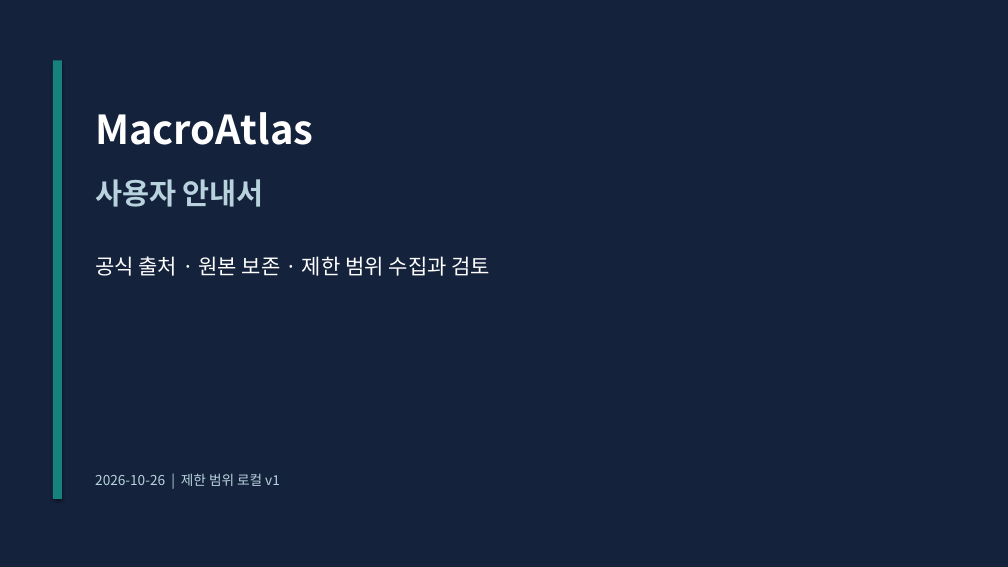
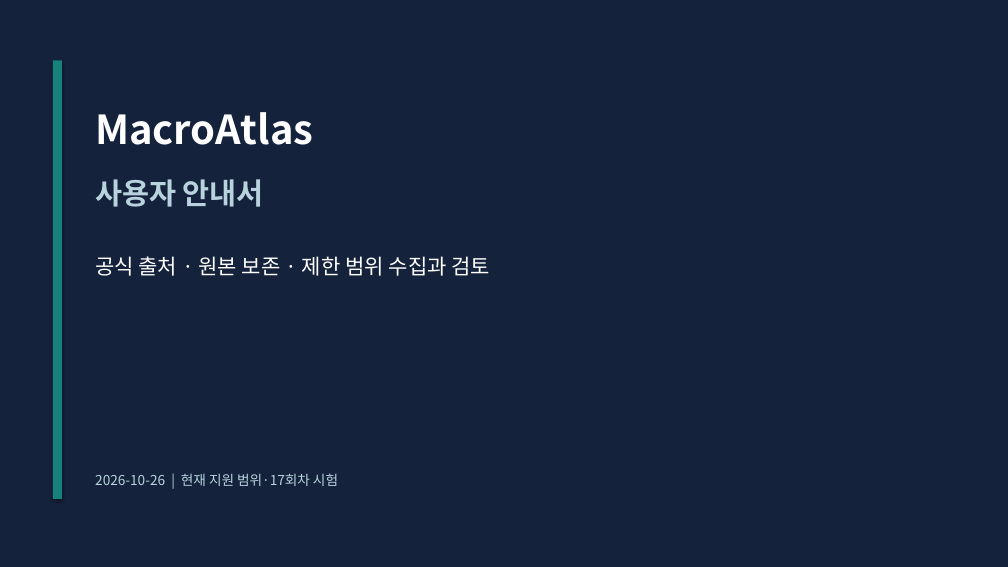
Before and after one commit to jaeu983-lang/MacroAtlas, a slide deck: slide 1 of docs/MacroAtlas_User_Guide.pptx. Drawn at 1008x567 pixels with LibreOffice and Linux fonts; fonts in the diff are those of the drawing. Boxes give left, top, right and bottom in pixels: in the first picture for what was removed or moved away, otherwise in the second. Text is boxed around its words. In the diff, an @@ line names an element or a change of style, - is before the commit and + after.

```diff
--- a/docs/MacroAtlas_User_Guide.pptx
+++ b/docs/MacroAtlas_User_Guide.pptx
@@ text at bbox=[95, 473, 338, 486]: text changed @@
-2026-10-26 | 제한 범위 로컬 v1
+2026-10-26 | 현재 지원 범위·17회차 시험
```
Also in this commit, not shown: 9 other slides changed, 51 other files.
